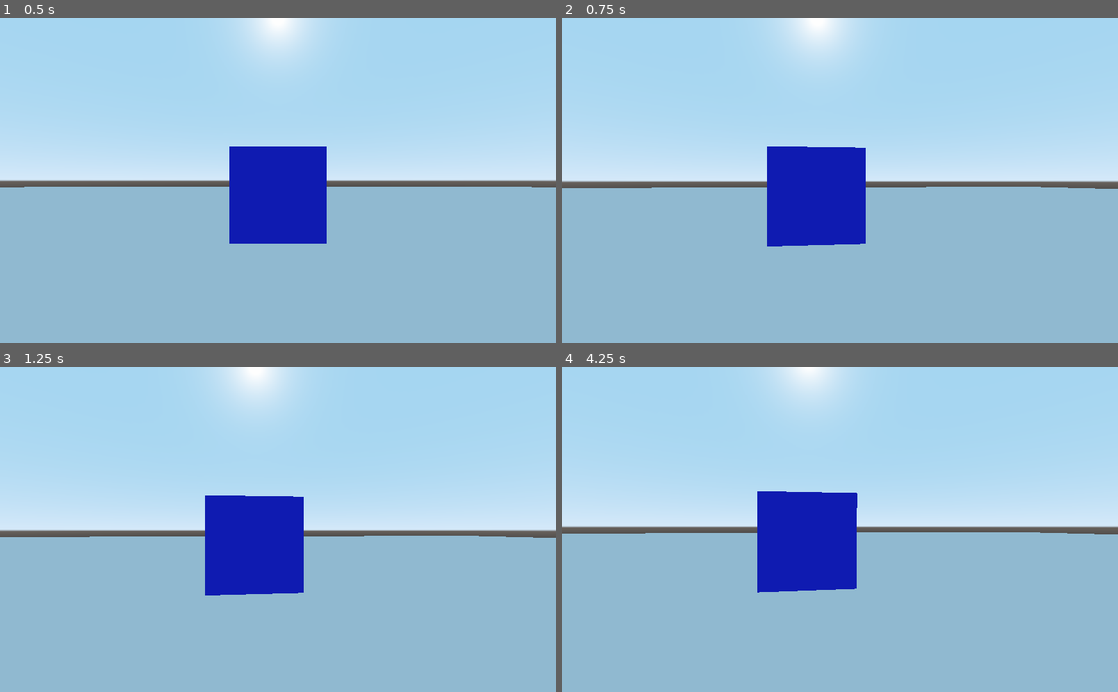
Above: before the commit, frames 1-4 (two rows, left to right).
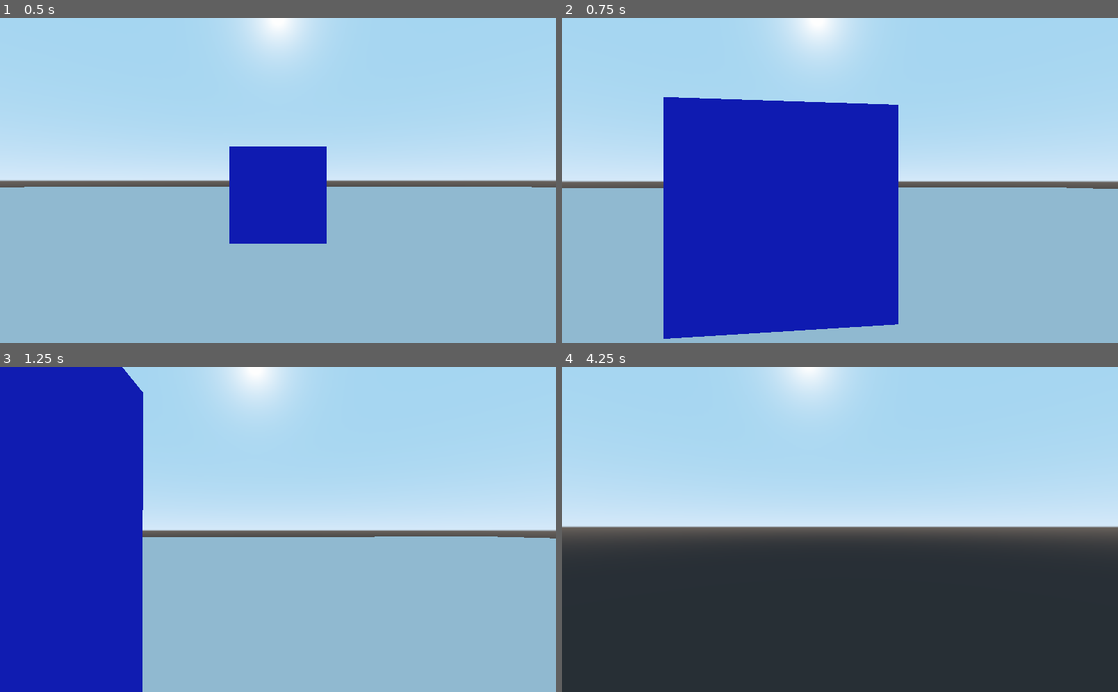
Above: after the commit, the same moments.

Repository: bravoeight98/FPSgodot
Game: Godot game, scene res://Scene/world.tscn
Two runs of this game, one before a commit and one after it. Both use one fixed random seed, a clock stepped at 60 frames per second and the inputs below.
Inputs (mouse positions are in pixels of both pictures, inside the frame that each line leads up to):
- Up to frame 1 (0.5 s): no input
- Up to frame 2 (0.75 s): tap Enter at 0.5 s; move the mouse to (867, 180) at 0.52 s; hold W (forward) from 0.53 s (still down); hold Shift (sprint) from 0.53 s (still down)
- Up to frame 3 (1.25 s): keep holding W (forward); keep holding Shift (sprint)
- Up to frame 4 (4.25 s): keep holding W (forward); move the mouse to (812, 529) at 1.27 s; release Shift (sprint) at 1.28 s; tap Shift (sprint) at 1.35, 2.85 s; tap Space at 2, 3.5 s; move the mouse to (851, 523) at 2.02 s; hold Shift (sprint) 2.03-2.78 s; tap Enter at 2.75 s; move the mouse to (834, 536) at 2.77 s; move the mouse to (878, 532) at 3.52 s; hold Shift (sprint) from 3.53 s (still down)

Frame 1 is identical in both runs. In frame 2, 25% of the frame differs, in the area x 16-96%, y 24-99%; in frame 3, 31%; in frame 4, 51%, in the area x 0-100%, y 38-100%.

Commit message:
Update player.gd

Diff:
--- a/FPSgodot/player/player.gd
+++ b/FPSgodot/player/player.gd
@@ -12,6 +12,12 @@
 const SPEED = 10
 const SPRINT_SPEED = 20
 const ACCEL = 15.0
+
+# Jump
+const GRAVITY = -40.0
+const JUMP_SPEED = 15
+var jump_counter = 0
+const AIR_ACCEL = 9.0
 
 
 func _ready():
@@ -41,6 +47,15 @@
 	var speed = SPRINT_SPEED if Input.is_action_pressed("sprint") else SPEED
 	var target_vel = dir * speed
 
+	# Smooth out the player's movement
+	var accel = ACCEL if is_on_floor() else AIR_ACCEL
+	current_vel = current_vel.linear_interpolate(target_vel, accel * delta)
+
+	velocity.x = current_vel.x
+	velocity.z = current_vel.z
+
+	velocity = move_and_slide(velocity, Vector3.UP, true, 4, deg2rad(45))
+
 func _input(event):
 	if event is InputEventMouseMotion:
 		#Rotate camera verticaly
